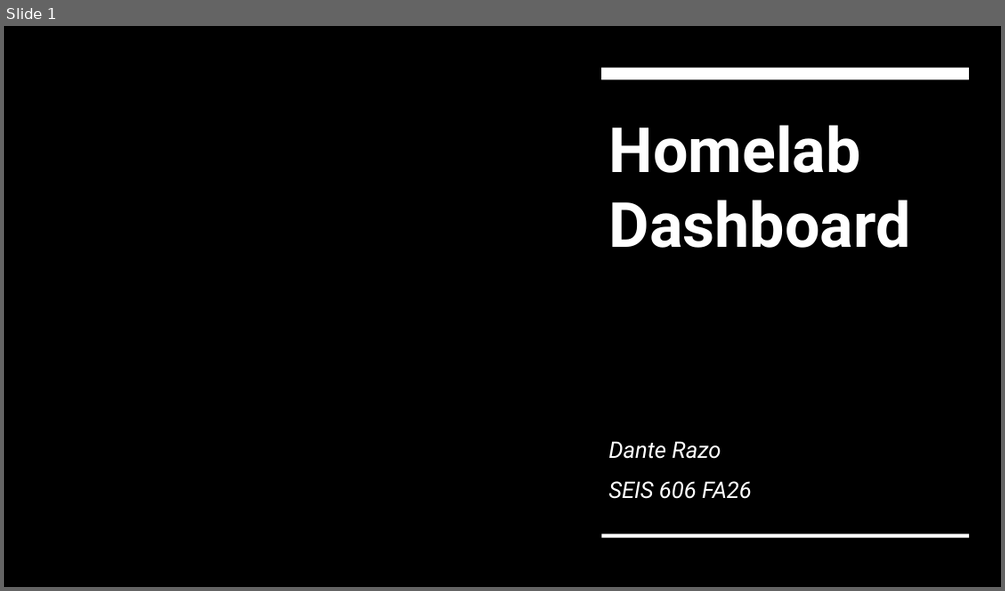
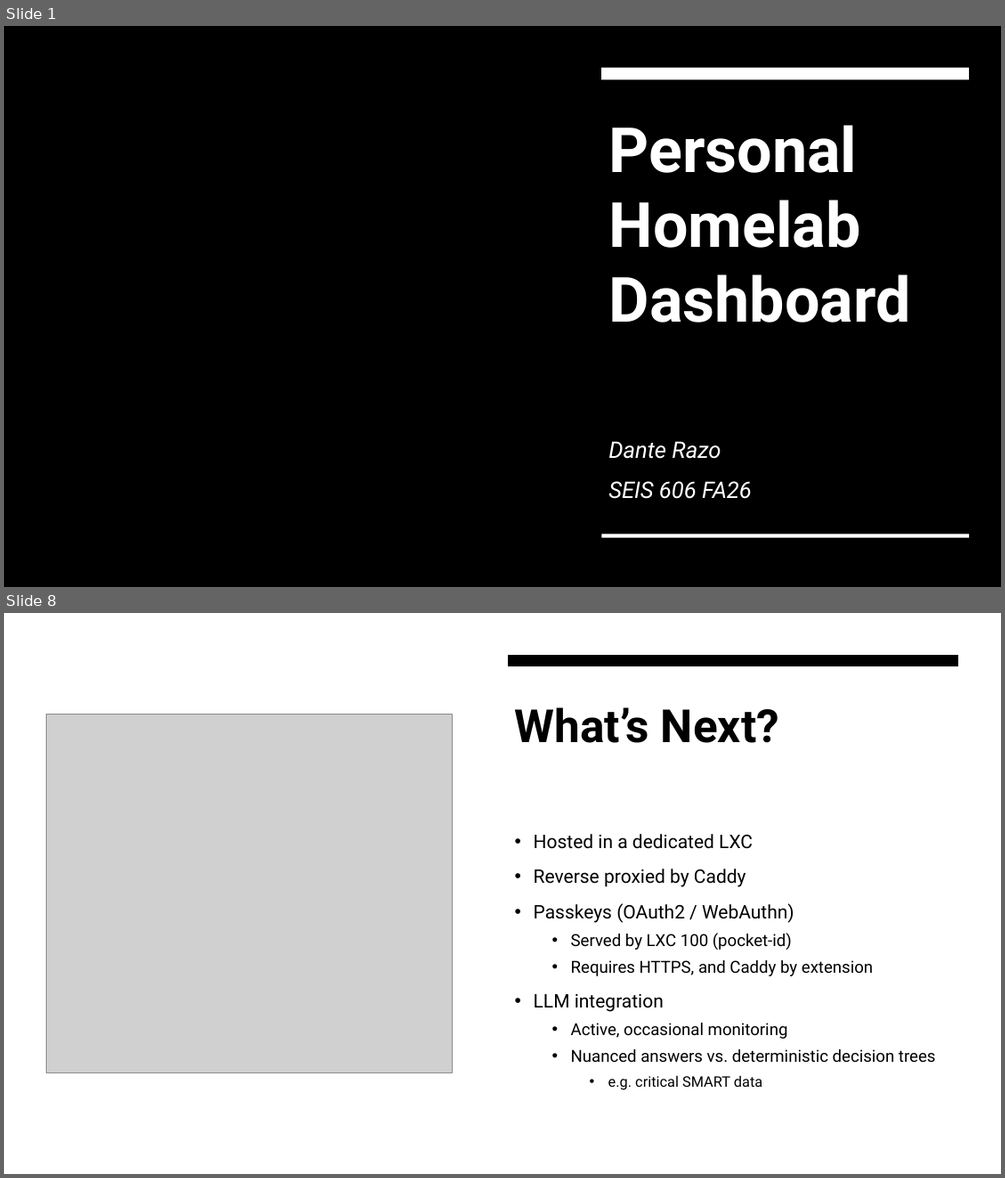
Before and after one commit to danterazo/seis-606, a slide deck: project/deliverables/project-presentation.pptx. Shown one above the other, each under a label of ours: slide 1 before the commit, slides 1 and 8 after it; the slides between them are not shown. The pictures are 1005x591 and 1005x1178 pixels, drawn with LibreOffice and Linux fonts; fonts in the diff are those of the drawing; grey boxes stand for pictures; background and template pictures are left out. Boxes give left, top, right and bottom in pixels: in the first picture for what was removed or moved away, otherwise in the second. Text is boxed around its words. In the diff, an @@ line names an element or a change of style, - is before the commit and + after.

```diff
--- a/project/deliverables/project-presentation.pptx
+++ b/project/deliverables/project-presentation.pptx
@@ slide 8 added at <box>4,613,1001,1174</box>, background #FFFFFF @@
@@ rectangle added at <box>4,613,1001,1174</box>, fill #FFFFFF @@
@@ freeform shape added at <box>508,655,959,666</box>, fill #000000 @@
@@ picture added at <box>47,714,452,1073</box> @@
@@ title added at <box>515,707,779,743</box>, 44 pt, text #000000, bold @@
+What’s Next?
@@ text added at <box>534,834,936,1090</box>, 16 pt, text #000000 @@
+• Hosted in a dedicated LXC
+• Reverse proxied by Caddy
+• Passkeys (OAuth2 / WebAuthn)
+  • Served by LXC 100 (pocket-id)
+  • Requires HTTPS, and Caddy by extension
+• LLM integration
+  • Active, occasional monitoring
+  • Nuanced answers vs. deterministic decision trees
+    • e.g. critical SMART data
@@ slide 1 changed as well @@
@@ title at <box>609,125,911,322</box>: text changed @@
-Homelab Dashboard
+Personal
+Homelab Dashboard
```
Also in this commit, not shown: 1 other slide changed, 5 other slides added, 3 slides removed.
